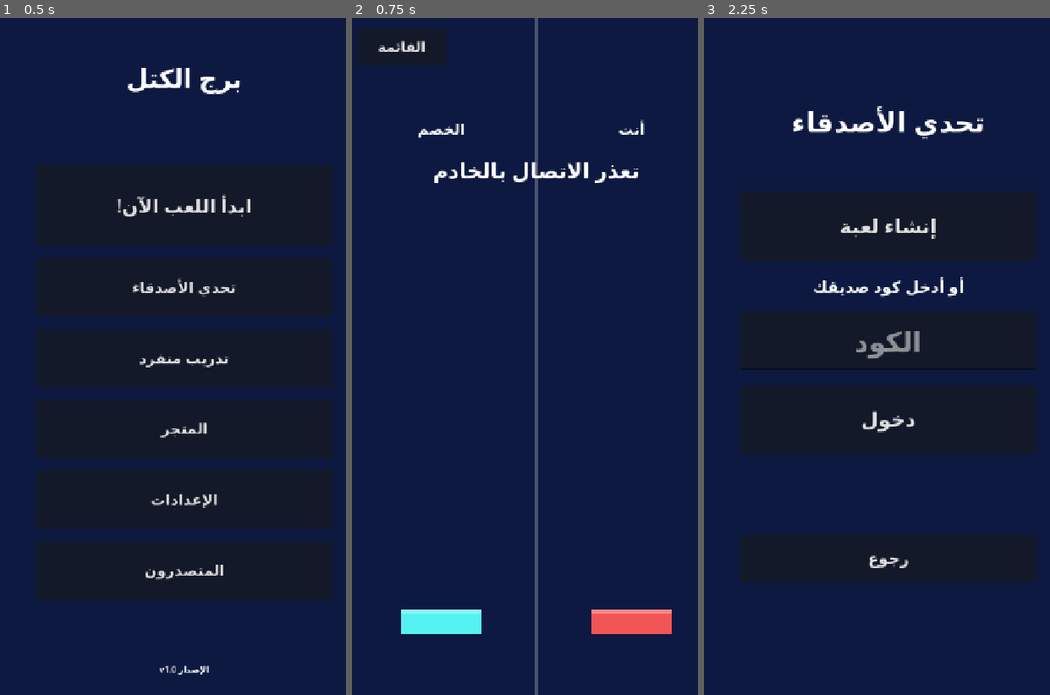
Above: before the commit, frames 1-3 (left to right).
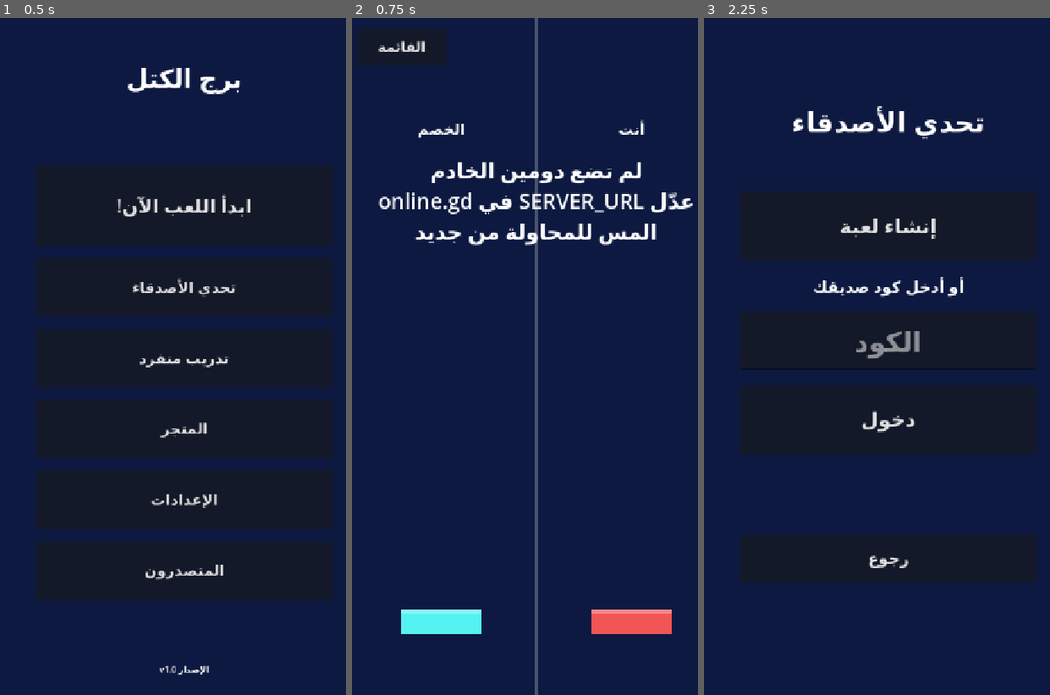
Above: after the commit, the same moments.

Repository: eab71334-web/TowerWars-ios
Game: Godot game, scene res://main_menu.tscn
The game is run twice, just before and just after one commit, with the same random seed, the same clock (stepped at 60 frames per second) and the same inputs.
Inputs:
- Up to frame 1 (0.5 s): no input
- Up to frame 2 (0.75 s): click "ابدأ اللعب الآن!" at 0.5 s
- Up to frame 3 (2.25 s): click "القائمة" at 1.25 s; click "تحدي الأصدقاء" at 2 s

Frame 1 is identical in both runs. In frame 2, 2.5% of the frame differs, in the area x 7-99%, y 21-34%; in frame 3, nothing differs.

Commit message:
Update online.gd

Diff:
--- a/online.gd
+++ b/online.gd
@@ -1,5 +1,6 @@
 extends Node2D
 
+# ضع دومين Railway هنا بدون https:// وبدون / في الآخر
 const SERVER_URL := "wss://CHANGE-ME.up.railway.app"
 const W := 720.0
 const TW := 360.0
@@ -7,6 +8,7 @@
 const START_W := 150.0
 const PERFECT_TOL := 8.0
 const ROUND_TIME := 90.0
+const CONNECT_TIMEOUT := 10.0
 
 class Tower:
 	var blocks: Array = []
@@ -36,6 +38,7 @@
 var pos_t := 0.0
 var msg_t := 0.0
 var end_ms := 0
+var connect_t := 0.0
 
 var timer_label: Label
 var opp_score: Label
@@ -76,11 +79,21 @@
 	_init_tower(player)
 	_init_tower(opp)
 	timer_label.text = ""
+
+	if SERVER_URL.contains("CHANGE-ME"):
+		_fail("لم تضع دومين الخادم\nعدّل SERVER_URL في online.gd")
+		return
+
 	msg_label.text = "جاري الاتصال..."
 	var err := ws.connect_to_url(SERVER_URL)
 	if err != OK:
-		state = "offline"
-		msg_label.text = "تعذر الاتصال بالخادم"
+		_fail("تعذر الاتصال بالخادم\nرمز الخطأ: %d" % err)
+
+func _fail(text: String) -> void:
+	state = "offline"
+	end_ms = Time.get_ticks_msec()
+	msg_label.size.y = 200.0
+	msg_label.text = text + "\nالمس للمحاولة من جديد"
 
 func _leave() -> void:
 	ws.close()
@@ -204,8 +217,15 @@
 		_end("الخصم انسحب: فزت!")
 
 func _process(delta: float) -> void:
+	if state == "offline" or state == "error":
+		_anim(player, delta)
+		_anim(opp, delta)
+		queue_redraw()
+		return
+
 	ws.poll()
 	var st := ws.get_ready_state()
+
 	if st == WebSocketPeer.STATE_OPEN:
 		if state == "connecting":
 			_on_open()
@@ -213,11 +233,16 @@
 			var m = JSON.parse_string(ws.get_packet().get_string_from_utf8())
 			if typeof(m) == TYPE_DICTIONARY:
 				_on_msg(m)
-	elif st == WebSocketPeer.STATE_CLOSED and state != "over" and state != "offline" and state != "error":
-		state = "offline"
-		end_ms = Time.get_ticks_msec()
-		msg_label.size.y = 160.0
-		msg_label.text = "انقطع الاتصال\nالمس للمحاولة من جديد"
+	elif st == WebSocketPeer.STATE_CONNECTING:
+		connect_t += delta
+		if connect_t > CONNECT_TIMEOUT:
+			ws.close()
+			_fail("الخادم لا يستجيب\nتأكد من الدومين و Railway")
+	elif st == WebSocketPeer.STATE_CLOSED and state != "over":
+		var reason := "انقطع الاتصال"
+		if state == "connecting":
+			reason = "تعذر الاتصال بالخادم\nرمز الإغلاق: %d" % ws.get_close_code()
+		_fail(reason)
 
 	if state == "playing":
 		time_left -= delta
